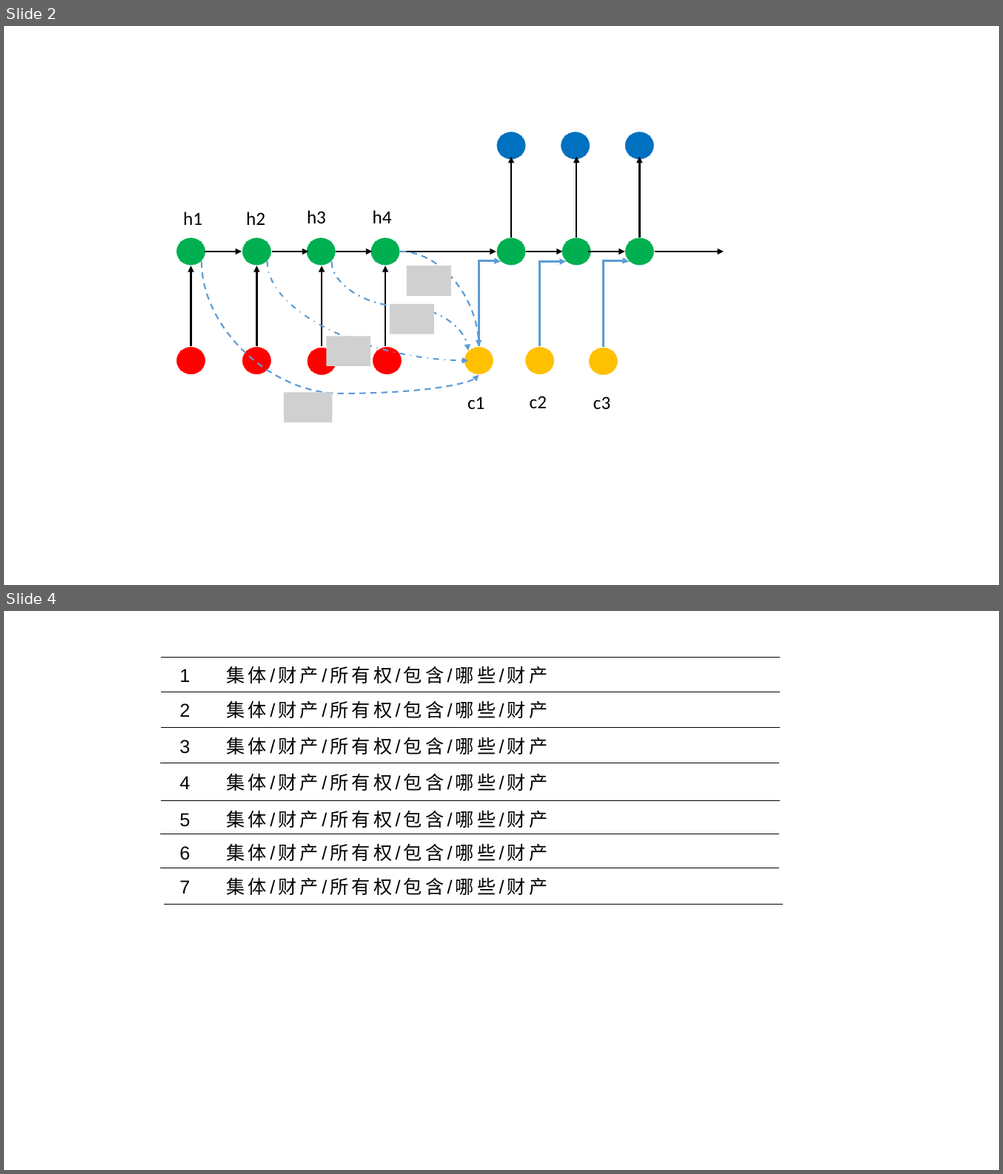
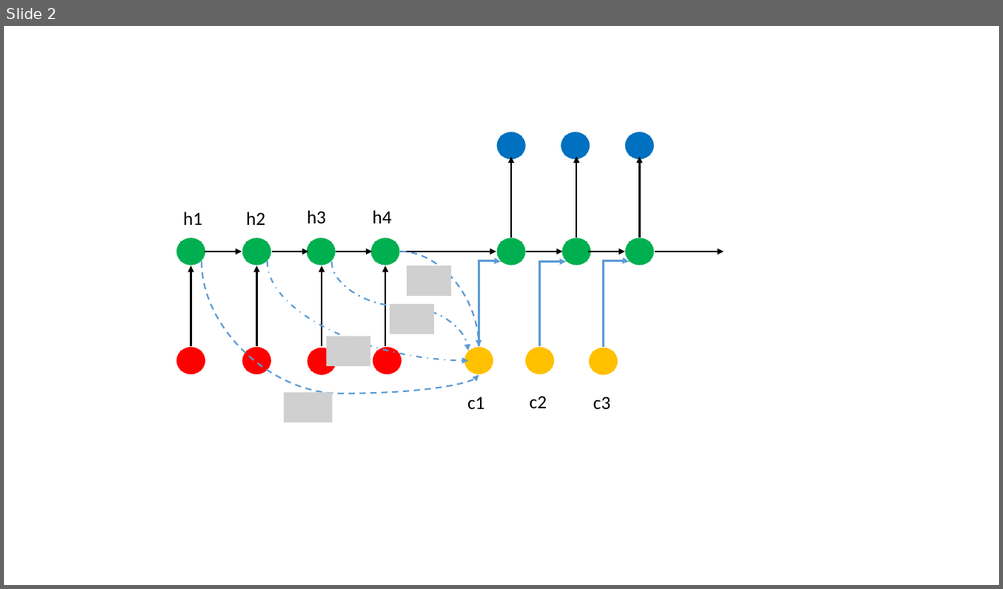
Before and after one commit to LiuJiaTing/Legal-Keyphrase-Extraction, a slide deck: ljt/论文图片/演示文稿1.pptx. Shown one above the other, each under a label of ours: slides 2 and 4 before the commit, slide 2 after it; the slides between them are not shown. The pictures are 1003x1174 and 1003x589 pixels, drawn with LibreOffice and Linux fonts; fonts in the diff are those of the drawing; grey boxes stand for pictures. Boxes give left, top, right and bottom in pixels: in the first picture for what was removed or moved away, otherwise in the second. Text is boxed around its words. In the diff, an @@ line names an element or a change of style, - is before the commit and + after.

```diff
--- a/ljt/论文图片/演示文稿1.pptx
+++ b/ljt/论文图片/演示文稿1.pptx
@@ slide 4 removed at bbox=[4, 611, 999, 1170], background #FFFFFF @@
@@ line removed from (162, 658) to (780, 658) @@
@@ text removed at bbox=[179, 666, 548, 684] @@
-1 集体/财产/所有权/包含/哪些/财产
@@ line removed from (162, 692) to (780, 692) @@
@@ text removed at bbox=[179, 701, 548, 718] @@
-2 集体/财产/所有权/包含/哪些/财产
@@ line removed from (162, 727) to (780, 727) @@
@@ text removed at bbox=[179, 737, 548, 755] @@
-3 集体/财产/所有权/包含/哪些/财产
@@ line removed from (161, 763) to (780, 763) @@
@@ text removed at bbox=[179, 773, 548, 791] @@
-4 集体/财产/所有权/包含/哪些/财产
@@ line removed from (162, 800) to (780, 800) @@
@@ text removed at bbox=[179, 810, 548, 828] @@
-5 集体/财产/所有权/包含/哪些/财产
@@ line removed from (161, 834) to (780, 834) @@
@@ text removed at bbox=[179, 843, 548, 861] @@
-6 集体/财产/所有权/包含/哪些/财产
@@ line removed from (161, 868) to (780, 868) @@
@@ text removed at bbox=[179, 877, 548, 895] @@
-7 集体/财产/所有权/包含/哪些/财产
@@ line removed from (165, 904) to (783, 904) @@
```
Also in this commit, not shown: 4 slides added, 1 other slide removed, 1 other file.
